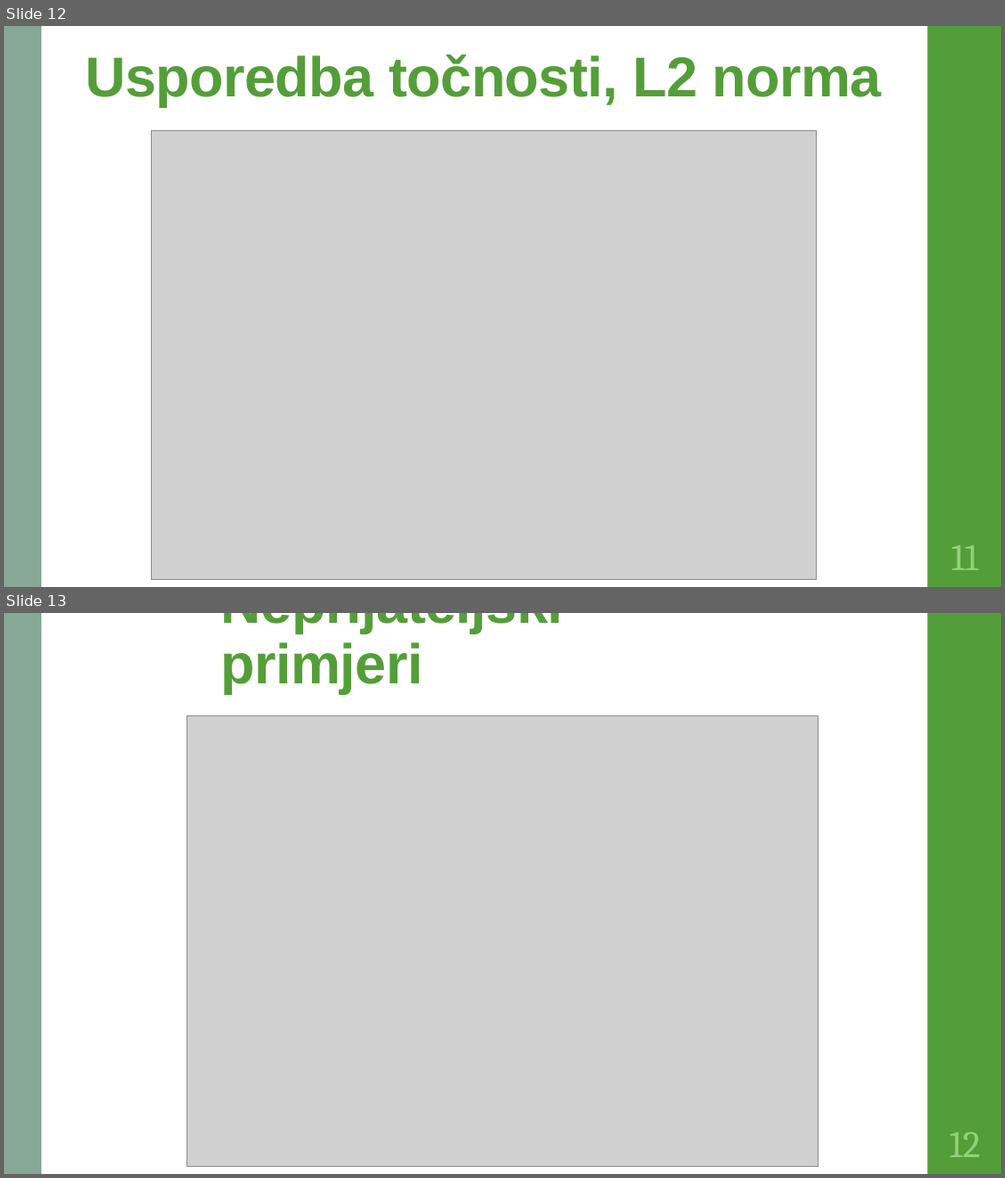
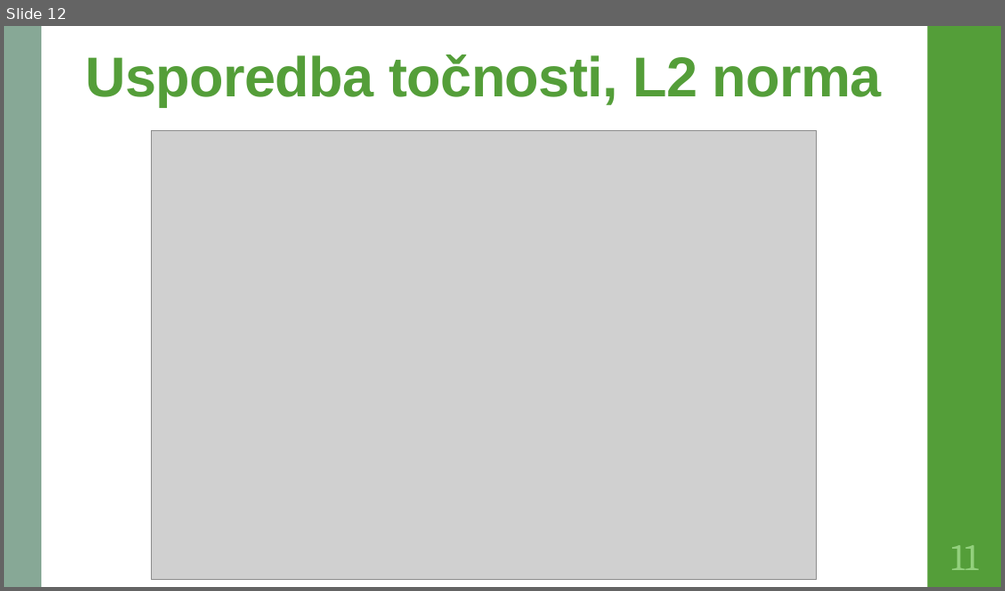
Before and after one commit to DomJamb/Zavrsni-rad-R, a slide deck: Dokumentacija/Algoritmi za brzo učenje na neprijateljskim primjerima.pptx. Shown one above the other, each under a label of ours: slides 12 and 13 before the commit, slide 12 after it. The pictures are 1005x1178 and 1005x591 pixels, drawn with LibreOffice and Linux fonts; fonts in the diff are those of the drawing; grey boxes stand for pictures. Boxes give left, top, right and bottom in pixels: in the first picture for what was removed or moved away, otherwise in the second. Text is boxed around its words. In the diff, an @@ line names an element or a change of style, - is before the commit and + after.

Commit message:
presentation small changes

```diff
--- a/Dokumentacija/Algoritmi za brzo učenje na neprijateljskim primjerima.pptx
+++ b/Dokumentacija/Algoritmi za brzo učenje na neprijateljskim primjerima.pptx
@@ slide 13 removed at [4, 613, 1001, 1174], background #FFFFFF; not listed: 2 template elements that a slide beside it also shows @@
@@ title removed at [221, 613, 563, 693] @@
-Neprijateljski primjeri
@@ picture removed at [186, 715, 818, 1167] @@
@@ page number removed at [949, 1132, 980, 1157] @@
-12
```
Also in this commit, not shown: 1 slide added, 1 other file.
